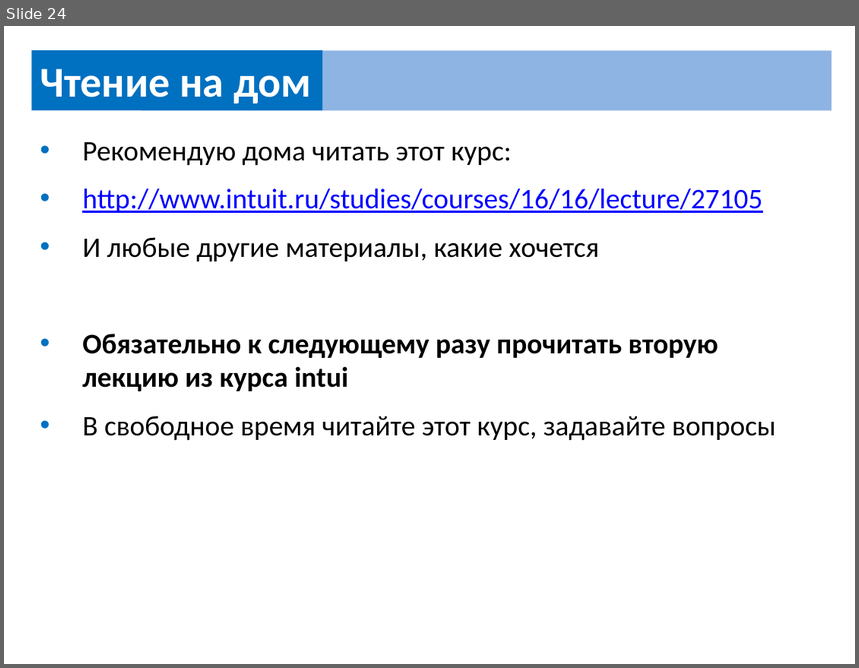
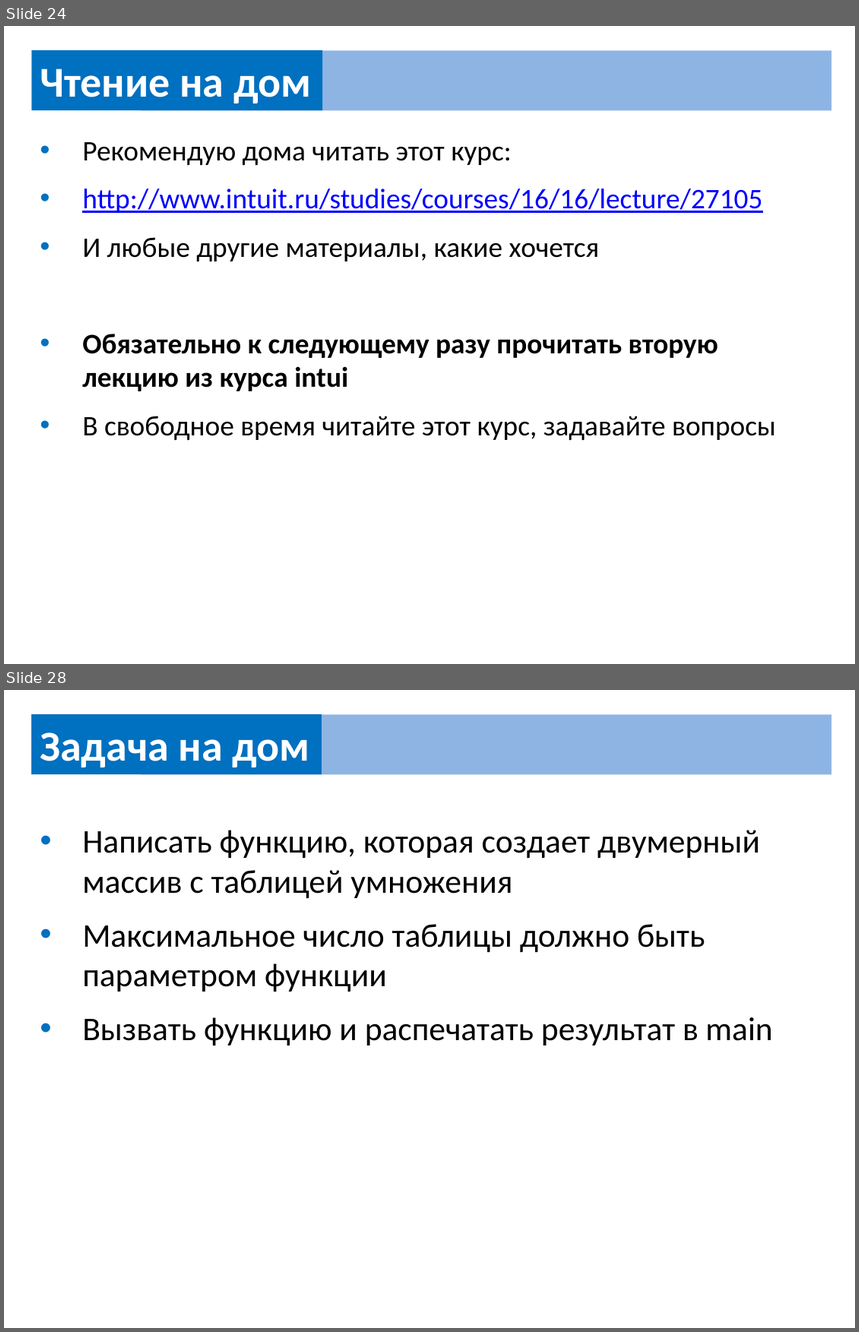
Before and after one commit to UsovaAnna/lesson, a slide deck: src/home/home_work.pptx. Shown one above the other, each under a label of ours: slide 24 before the commit, slides 24 and 28 after it; the slides between them are not shown. The pictures are 859x668 and 859x1332 pixels, drawn with LibreOffice and Linux fonts; fonts in the diff are those of the drawing. Boxes give left, top, right and bottom in pixels: in the first picture for what was removed or moved away, otherwise in the second. Text is boxed around its words. In the diff, an @@ line names an element or a change of style, - is before the commit and + after.

```diff
--- a/src/home/home_work.pptx
+++ b/src/home/home_work.pptx
@@ slide 28 added at (4,690,855,1328), background #FFFFFF @@
@@ rectangle added at (31,714,322,775), fill #0070C0, 36 pt, text #FFFFFF, bold @@
+Задача на дом
@@ rectangle added at (141,714,832,775), fill #8EB4E3 @@
@@ text added at (82,830,772,1046), 28 pt, text #000000 @@
+• Написать функцию, которая создает двумерный массив с таблицей умножения
+• Максимальное число таблицы должно быть параметром функции
+• Вызвать функцию и распечатать результат в main
```
Also in this commit, not shown: 3 other slides added, 1 other file.
